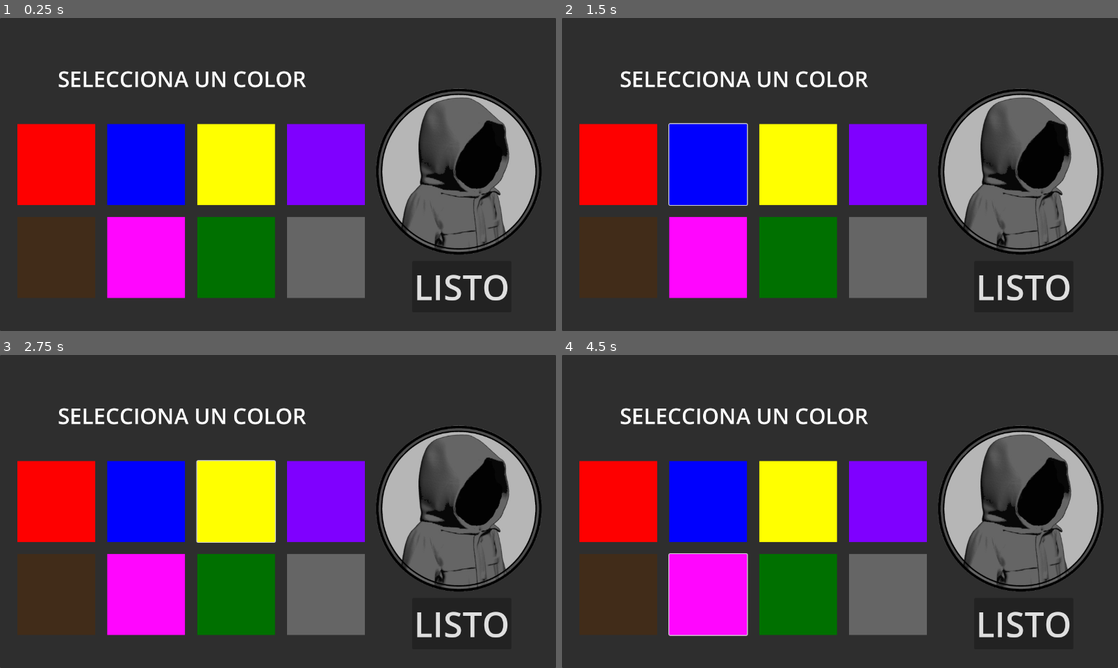
Above: before the commit, frames 1-4 (two rows, left to right).
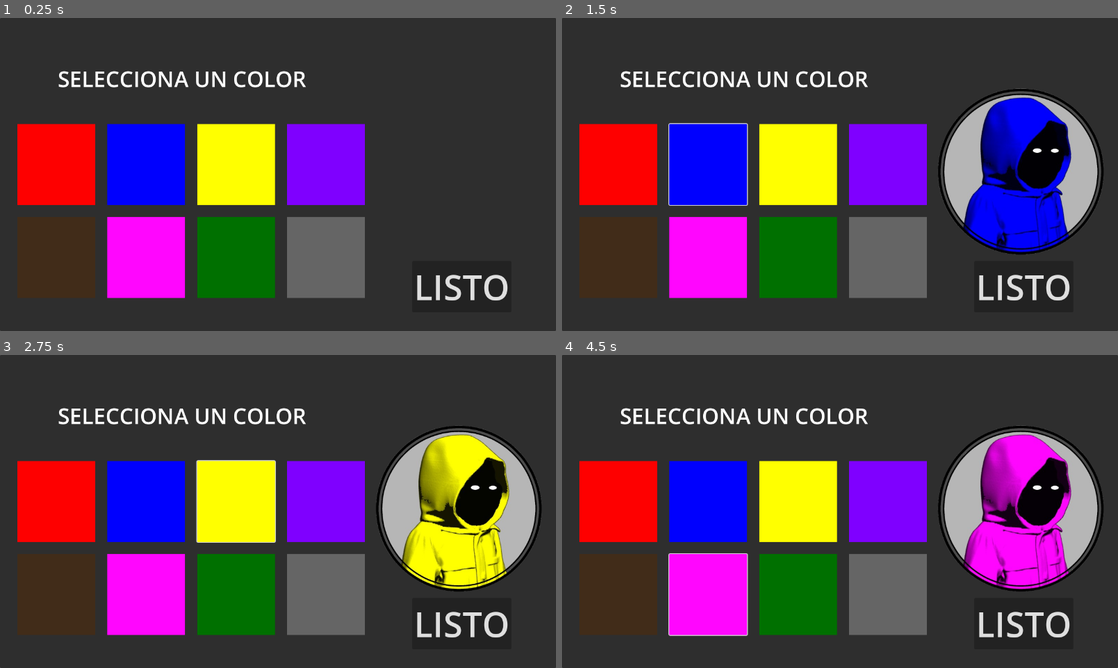
Above: after the commit, the same moments.

Repository: DarkNeku/TIEMPOMUERTO
Game: Godot game, scene res://SCENE/COLORES.tscn
Two runs of this game, one before a commit and one after it. Both use one fixed random seed, a clock stepped at 60 frames per second and the inputs below. This scene is started directly instead of the project's main scene.
Inputs (mouse positions are in pixels of both pictures, inside the frame that each line leads up to):
- Up to frame 1 (0.25 s): no input
- Up to frame 2 (1.5 s): click (617, 165) at 0.5 s; click (706, 165) at 1.25 s
- Up to frame 3 (2.75 s): click (233, 502) at 2 s
- Up to frame 4 (4.5 s): click (890, 502) at 2.75 s; click (617, 596) at 3.5 s; click (706, 596) at 4.25 s

The runs differ from the first frame. In frame 1, 11% of the frame differs, in the area x 67-98%, y 22-76%; in frame 2, 5.8%; in frame 3, 5.7%; in frame 4, 5.8%.

Commit message:
27/8 15:26

Diff:
--- a/TIEMPOMUERTO/ASSET/Avatars/AVATAR_AMARILLO.tres
+++ b/TIEMPOMUERTO/ASSET/Avatars/AVATAR_AMARILLO.tres
@@ -33,20 +33,36 @@
 [ext_resource type="Texture2D" uid="uid://cxwmkmywhqfub" path="res://ASSET/Avatars/VERDE 3.png" id="31_tvky6"]
 [ext_resource type="Texture2D" uid="uid://bsdewd5hps4xy" path="res://ASSET/Avatars/VERDE 2.png" id="32_xd07v"]
 
+[sub_resource type="AtlasTexture" id="AtlasTexture_vn5ao"]
+atlas = ExtResource("4_mx1pk")
+region = Rect2(0, 0, 500, 500)
+
+[sub_resource type="AtlasTexture" id="AtlasTexture_hk3sm"]
+atlas = ExtResource("3_7oatd")
+region = Rect2(0, 0, 500, 500)
+
+[sub_resource type="AtlasTexture" id="AtlasTexture_n1hdd"]
+atlas = ExtResource("2_n55yw")
+region = Rect2(0, 0, 500, 500)
+
 [sub_resource type="AtlasTexture" id="AtlasTexture_0euug"]
 atlas = ExtResource("1_ctmns")
 region = Rect2(0, 0, 500, 500)
 
-[sub_resource type="AtlasTexture" id="AtlasTexture_n1hdd"]
-atlas = ExtResource("2_n55yw")
-region = Rect2(0, 0, 500, 500)
-
-[sub_resource type="AtlasTexture" id="AtlasTexture_hk3sm"]
-atlas = ExtResource("3_7oatd")
-region = Rect2(0, 0, 500, 500)
-
-[sub_resource type="AtlasTexture" id="AtlasTexture_vn5ao"]
-atlas = ExtResource("4_mx1pk")
+[sub_resource type="AtlasTexture" id="AtlasTexture_qpcaa"]
+atlas = ExtResource("24_sic5x")
+region = Rect2(0, 0, 500, 500)
+
+[sub_resource type="AtlasTexture" id="AtlasTexture_aeqwm"]
+atlas = ExtResource("23_av7qj")
+region = Rect2(0, 0, 500, 500)
+
+[sub_resource type="AtlasTexture" id="AtlasTexture_7x4ul"]
+atlas = ExtResource("22_a08de")
+region = Rect2(0, 0, 500, 500)
+
+[sub_resource type="AtlasTexture" id="AtlasTexture_dhu3t"]
+atlas = ExtResource("21_pas0o")
 region = Rect2(0, 0, 500, 500)
 
 [sub_resource type="AtlasTexture" id="AtlasTexture_kl3re"]
@@ -61,20 +77,20 @@
 atlas = ExtResource("23_av7qj")
 region = Rect2(0, 0, 500, 500)
 
-[sub_resource type="AtlasTexture" id="AtlasTexture_qpcaa"]
-atlas = ExtResource("24_sic5x")
-region = Rect2(0, 0, 500, 500)
-
-[sub_resource type="AtlasTexture" id="AtlasTexture_aeqwm"]
-atlas = ExtResource("23_av7qj")
-region = Rect2(0, 0, 500, 500)
-
-[sub_resource type="AtlasTexture" id="AtlasTexture_7x4ul"]
-atlas = ExtResource("22_a08de")
-region = Rect2(0, 0, 500, 500)
-
-[sub_resource type="AtlasTexture" id="AtlasTexture_dhu3t"]
-atlas = ExtResource("21_pas0o")
+[sub_resource type="AtlasTexture" id="AtlasTexture_s6wib"]
+atlas = ExtResource("32_xd07v")
+region = Rect2(0, 0, 500, 500)
+
+[sub_resource type="AtlasTexture" id="AtlasTexture_eckln"]
+atlas = ExtResource("31_tvky6")
+region = Rect2(0, 0, 500, 500)
+
+[sub_resource type="AtlasTexture" id="AtlasTexture_5eghi"]
+atlas = ExtResource("30_0a7ue")
+region = Rect2(0, 0, 500, 500)
+
+[sub_resource type="AtlasTexture" id="AtlasTexture_s7q7h"]
+atlas = ExtResource("29_17qyw")
 region = Rect2(0, 0, 500, 500)
 
 [sub_resource type="AtlasTexture" id="AtlasTexture_qyom0"]
@@ -89,29 +105,25 @@
 atlas = ExtResource("31_tvky6")
 region = Rect2(0, 0, 500, 500)
 
-[sub_resource type="AtlasTexture" id="AtlasTexture_s6wib"]
-atlas = ExtResource("32_xd07v")
-region = Rect2(0, 0, 500, 500)
-
-[sub_resource type="AtlasTexture" id="AtlasTexture_eckln"]
-atlas = ExtResource("31_tvky6")
-region = Rect2(0, 0, 500, 500)
-
-[sub_resource type="AtlasTexture" id="AtlasTexture_5eghi"]
-atlas = ExtResource("30_0a7ue")
-region = Rect2(0, 0, 500, 500)
-
-[sub_resource type="AtlasTexture" id="AtlasTexture_s7q7h"]
-atlas = ExtResource("29_17qyw")
-region = Rect2(0, 0, 500, 500)
-
 [resource]
 animations = [{
 "frames": [{
 "duration": 1.0,
+"texture": SubResource("AtlasTexture_vn5ao")
+}, {
+"duration": 1.0,
+"texture": SubResource("AtlasTexture_hk3sm")
+}, {
+"duration": 1.0,
+"texture": SubResource("AtlasTexture_n1hdd")
+}, {
+"duration": 1.0,
 "texture": SubResource("AtlasTexture_0euug")
 }, {
 "duration": 1.0,
+"texture": SubResource("AtlasTexture_0euug")
+}, {
+"duration": 1.0,
 "texture": SubResource("AtlasTexture_n1hdd")
 }, {
 "duration": 1.0,
@@ -119,25 +131,28 @@
 }, {
 "duration": 1.0,
 "texture": SubResource("AtlasTexture_vn5ao")
-}, {
-"duration": 1.0,
-"texture": SubResource("AtlasTexture_hk3sm")
-}, {
-"duration": 1.0,
-"texture": SubResource("AtlasTexture_n1hdd")
-}, {
-"duration": 1.0,
-"texture": SubResource("AtlasTexture_0euug")
 }],
 "loop": false,
 "name": &"AVATAR_AMARILLO",
-"speed": 8.0
-}, {
-"frames": [{
+"speed": 10.0
+}, {
+"frames": [{
+"duration": 1.0,
+"texture": ExtResource("8_60k4m")
+}, {
+"duration": 1.0,
+"texture": ExtResource("7_quf6j")
+}, {
+"duration": 1.0,
+"texture": ExtResource("6_84kn7")
+}, {
 "duration": 1.0,
 "texture": ExtResource("5_bshx2")
 }, {
 "duration": 1.0,
+"texture": ExtResource("5_bshx2")
+}, {
+"duration": 1.0,
 "texture": ExtResource("6_84kn7")
 }, {
 "duration": 1.0,
@@ -145,25 +160,28 @@
 }, {
 "duration": 1.0,
 "texture": ExtResource("8_60k4m")
-}, {
-"duration": 1.0,
-"texture": ExtResource("7_quf6j")
-}, {
-"duration": 1.0,
-"texture": ExtResource("6_84kn7")
-}, {
-"duration": 1.0,
-"texture": ExtResource("5_bshx2")
 }],
 "loop": false,
 "name": &"AVATAR_AZUL",
-"speed": 8.0
-}, {
-"frames": [{
+"speed": 10.0
+}, {
+"frames": [{
+"duration": 1.0,
+"texture": ExtResource("12_tggt1")
+}, {
+"duration": 1.0,
+"texture": ExtResource("11_73ibc")
+}, {
+"duration": 1.0,
+"texture": ExtResource("10_4gieu")
+}, {
 "duration": 1.0,
 "texture": ExtResource("9_rvu4j")
 }, {
 "duration": 1.0,
+"texture": ExtResource("9_rvu4j")
+}, {
+"duration": 1.0,
 "texture": ExtResource("10_4gieu")
 }, {
 "duration": 1.0,
@@ -171,25 +189,28 @@
 }, {
 "duration": 1.0,
 "texture": ExtResource("12_tggt1")
-}, {
-"duration": 1.0,
-"texture": ExtResource("11_73ibc")
-}, {
-"duration": 1.0,
-"texture": ExtResource("10_4gieu")
-}, {
-"duration": 1.0,
-"texture": ExtResource("9_rvu4j")
 }],
 "loop": false,
 "name": &"AVATAR_CAFE",
-"speed": 8.0
-}, {
-"frames": [{
+"speed": 10.0
+}, {
+"frames": [{
+"duration": 1.0,
+"texture": ExtResource("16_jxbaa")
+}, {
+"duration": 1.0,
+"texture": ExtResource("15_rr283")
+}, {
+"duration": 1.0,
+"texture": ExtResource("14_mc2gc")
+}, {
 "duration": 1.0,
 "texture": ExtResource("13_udtag")
 }, {
 "duration": 1.0,
+"texture": ExtResource("13_udtag")
+}, {
+"duration": 1.0,
 "texture": ExtResource("14_mc2gc")
 }, {
 "duration": 1.0,
@@ -197,25 +218,28 @@
 }, {
 "duration": 1.0,
 "texture": ExtResource("16_jxbaa")
-}, {
-"duration": 1.0,
-"texture": ExtResource("15_rr283")
-}, {
-"duration": 1.0,
-"texture": ExtResource("14_mc2gc")
-}, {
-"duration": 1.0,
-"texture": ExtResource("13_udtag")
 }],
 "loop": false,
 "name": &"AVATAR_GRIS",
-"speed": 8.0
-}, {
-"frames": [{
+"speed": 10.0
+}, {
+"frames": [{
+"duration": 1.0,
+"texture": ExtResource("20_j0xur")
+}, {
+"duration": 1.0,
+"texture": ExtResource("19_k1m61")
+}, {
+"duration": 1.0,
+"texture": ExtResource("18_qeixd")
+}, {
 "duration": 1.0,
 "texture": ExtResource("17_hsiom")
 }, {
 "duration": 1.0,
+"texture": ExtResource("17_hsiom")
+}, {
+"duration": 1.0,
 "texture": ExtResource("18_qeixd")
 }, {
 "duration": 1.0,
@@ -223,21 +247,24 @@
 }, {
 "duration": 1.0,
 "texture": ExtResource("20_j0xur")
-}, {
-"duration": 1.0,
-"texture": ExtResource("19_k1m61")
-}, {
-"duration": 1.0,
-"texture": ExtResource("18_qeixd")
-}, {
-"duration": 1.0,
-"texture": ExtResource("17_hsiom")
 }],
 "loop": false,
 "name": &"AVATAR_MORADO",
-"speed": 8.0
-}, {
-"frames": [{
+"speed": 10.0
+}, {
+"frames": [{
+"duration": 1.0,
+"texture": SubResource("AtlasTexture_qpcaa")
+}, {
+"duration": 1.0,
+"texture": SubResource("AtlasTexture_aeqwm")
+}, {
+"duration": 1.0,
+"texture": SubResource("AtlasTexture_7x4ul")
+}, {
+"duration": 1.0,
+"texture": SubResource("AtlasTexture_dhu3t")
+}, {
 "duration": 1.0,
 "texture": SubResource("AtlasTexture_kl3re")
 }, {
@@ -249,25 +276,28 @@
 }, {
 "duration": 1.0,
 "texture": SubResource("AtlasTexture_qpcaa")
-}, {
-"duration": 1.0,
-"texture": SubResource("AtlasTexture_aeqwm")
-}, {
-"duration": 1.0,
-"texture": SubResource("AtlasTexture_7x4ul")
-}, {
-"duration": 1.0,
-"texture": SubResource("AtlasTexture_dhu3t")
 }],
 "loop": false,
 "name": &"AVATAR_ROJO",
-"speed": 8.0
-}, {
-"frames": [{
+"speed": 10.0
+}, {
+"frames": [{
+"duration": 1.0,
+"texture": ExtResource("28_8nyue")
+}, {
+"duration": 1.0,
+"texture": ExtResource("27_awat3")
+}, {
+"duration": 1.0,
+"texture": ExtResource("26_1pocd")
+}, {
 "duration": 1.0,
 "texture": ExtResource("25_ea411")
 }, {
 "duration": 1.0,
+"texture": ExtResource("25_ea411")
+}, {
+"duration": 1.0,
 "texture": ExtResource("26_1pocd")
 }, {
 "duration": 1.0,
@@ -275,21 +305,24 @@
 }, {
 "duration": 1.0,
 "texture": ExtResource("28_8nyue")
-}, {
-"duration": 1.0,
-"texture": ExtResource("27_awat3")
-}, {
-"duration": 1.0,
-"texture": ExtResource("26_1pocd")
-}, {
-"duration": 1.0,
-"texture": ExtResource("25_ea411")
 }],
 "loop": false,
 "name": &"AVATAR_ROSADO",
-"speed": 8.0
-}, {
-"frames": [{
+"speed": 10.0
+}, {
+"frames": [{
+"duration": 1.0,
+"texture": SubResource("AtlasTexture_s6wib")
+}, {
+"duration": 1.0,
+"texture": SubResource("AtlasTexture_eckln")
+}, {
+"duration": 1.0,
+"texture": SubResource("AtlasTexture_5eghi")
+}, {
+"duration": 1.0,
+"texture": SubResource("AtlasTexture_s7q7h")
+}, {
 "duration": 1.0,
 "texture": SubResource("AtlasTexture_qyom0")
 }, {
@@ -301,17 +334,8 @@
 }, {
 "duration": 1.0,
 "texture": SubResource("AtlasTexture_s6wib")
-}, {
-"duration": 1.0,
-"texture": SubResource("AtlasTexture_eckln")
-}, {
-"duration": 1.0,
-"texture": SubResource("AtlasTexture_5eghi")
-}, {
-"duration": 1.0,
-"texture": SubResource("AtlasTexture_s7q7h")
 }],
 "loop": false,
 "name": &"AVATAR_VERDE",
-"speed": 8.0
+"speed": 10.0
 }]
--- a/TIEMPOMUERTO/SCENE/AVATAR.tscn
+++ b/TIEMPOMUERTO/SCENE/AVATAR.tscn
@@ -7,4 +7,4 @@
 
 [node name="AVATAR_ANIMACION" type="AnimatedSprite2D" parent="."]
 sprite_frames = ExtResource("1_ppnif")
-animation = &"AVATAR_GRIS"
+animation = &"AVATAR_VERDE"
--- a/TIEMPOMUERTO/SCENE/COLORES.tscn
+++ b/TIEMPOMUERTO/SCENE/COLORES.tscn
@@ -1,6 +1,10 @@
-[gd_scene load_steps=18 format=3 uid="uid://2kbnpt8cpp34"]
+[gd_scene load_steps=27 format=3 uid="uid://2kbnpt8cpp34"]
 
 [ext_resource type="PackedScene" uid="uid://dbyu80rmrqmku" path="res://SCENE/AVATAR.tscn" id="1_3roei"]
+[ext_resource type="Script" uid="uid://cdje2mxsj346j" path="res://SCRIPT/COLORES.gd" id="1_qgql2"]
+
+[sub_resource type="StyleBoxFlat" id="StyleBoxFlat_xemen"]
+bg_color = Color(0.996078, 0, 0, 1)
 
 [sub_resource type="StyleBoxFlat" id="StyleBoxFlat_6kyjy"]
 bg_color = Color(0.996078, 0, 0, 1)
@@ -8,42 +12,63 @@
 [sub_resource type="StyleBoxFlat" id="StyleBoxFlat_3roei"]
 bg_color = Color(0.996078, 0, 0, 1)
 
+[sub_resource type="StyleBoxFlat" id="StyleBoxFlat_mbx6q"]
+bg_color = Color(0, 0, 0.996078, 1)
+
 [sub_resource type="StyleBoxFlat" id="StyleBoxFlat_kv5nl"]
 bg_color = Color(0, 0, 0.996078, 1)
 
 [sub_resource type="StyleBoxFlat" id="StyleBoxFlat_qgql2"]
 bg_color = Color(0, 0, 0.996078, 1)
 
+[sub_resource type="StyleBoxFlat" id="StyleBoxFlat_27og6"]
+bg_color = Color(1, 1, 0, 1)
+
 [sub_resource type="StyleBoxFlat" id="StyleBoxFlat_nx062"]
 bg_color = Color(1, 1, 0, 1)
 
 [sub_resource type="StyleBoxFlat" id="StyleBoxFlat_ham6d"]
 bg_color = Color(1, 1, 0, 1)
 
+[sub_resource type="StyleBoxFlat" id="StyleBoxFlat_c3i6n"]
+bg_color = Color(0.498039, 0, 1, 1)
+
 [sub_resource type="StyleBoxFlat" id="StyleBoxFlat_jeu7y"]
 bg_color = Color(0.498039, 0, 1, 1)
 
 [sub_resource type="StyleBoxFlat" id="StyleBoxFlat_yhfho"]
 bg_color = Color(0.498039, 0, 1, 1)
 
+[sub_resource type="StyleBoxFlat" id="StyleBoxFlat_m7wkq"]
+bg_color = Color(0.254902, 0.172549, 0.0980392, 1)
+
 [sub_resource type="StyleBoxFlat" id="StyleBoxFlat_uyali"]
 bg_color = Color(0.254902, 0.172549, 0.0980392, 1)
 
 [sub_resource type="StyleBoxFlat" id="StyleBoxFlat_2akis"]
 bg_color = Color(0.254902, 0.172549, 0.0980392, 1)
 
+[sub_resource type="StyleBoxFlat" id="StyleBoxFlat_n2ydw"]
+bg_color = Color(1, 0.0235294, 0.996078, 1)
+
 [sub_resource type="StyleBoxFlat" id="StyleBoxFlat_mcax3"]
 bg_color = Color(1, 0.0235294, 0.996078, 1)
 
 [sub_resource type="StyleBoxFlat" id="StyleBoxFlat_r3v61"]
 bg_color = Color(1, 0.0235294, 0.996078, 1)
 
+[sub_resource type="StyleBoxFlat" id="StyleBoxFlat_yrqxq"]
+bg_color = Color(0, 0.439216, 0, 1)
+
 [sub_resource type="StyleBoxFlat" id="StyleBoxFlat_7yrl7"]
 bg_color = Color(0, 0.439216, 0, 1)
 
 [sub_resource type="StyleBoxFlat" id="StyleBoxFlat_7fet6"]
 bg_color = Color(0, 0.439216, 0, 1)
 
+[sub_resource type="StyleBoxFlat" id="StyleBoxFlat_tjn28"]
+bg_color = Color(0.396078, 0.396078, 0.396078, 1)
+
 [sub_resource type="StyleBoxFlat" id="StyleBoxFlat_yydek"]
 bg_color = Color(0.396078, 0.396078, 0.396078, 1)
 
@@ -51,6 +76,7 @@
 bg_color = Color(0.396078, 0.396078, 0.396078, 1)
 
 [node name="Node2D" type="Node2D"]
+script = ExtResource("1_qgql2")
 
 [node name="Panel" type="Panel" parent="."]
 custom_minimum_size = Vector2(3.87, 0.89)
@@ -73,8 +99,10 @@
 [node name="BTN_ROJO" type="Button" parent="Panel/VBoxContainer/HBoxContainer"]
 layout_mode = 2
 size_flags_horizontal = 3
+theme_override_styles/disabled = SubResource("StyleBoxFlat_xemen")
 theme_override_styles/hover = SubResource("StyleBoxFlat_6kyjy")
 theme_override_styles/normal = SubResource("StyleBoxFlat_3roei")
+icon_alignment = 1
 
 [node name="Control" type="Control" parent="Panel/VBoxContainer/HBoxContainer"]
 custom_minimum_size = Vector2(20, 0)
@@ -83,6 +111,7 @@
 [node name="BTN_AZUL" type="Button" parent="Panel/VBoxContainer/HBoxContainer"]
 layout_mode = 2
 size_flags_horizontal = 3
+theme_override_styles/disabled = SubResource("StyleBoxFlat_mbx6q")
 theme_override_styles/hover = SubResource("StyleBoxFlat_kv5nl")
 theme_override_styles/normal = SubResource("StyleBoxFlat_qgql2")
 
@@ -93,6 +122,7 @@
 [node name="BTN_AMARILLO" type="Button" parent="Panel/VBoxContainer/HBoxContainer"]
 layout_mode = 2
 size_flags_horizontal = 3
+theme_override_styles/disabled = SubResource("StyleBoxFlat_27og6")
 theme_override_styles/hover = SubResource("StyleBoxFlat_nx062")
 theme_override_styles/normal = SubResource("StyleBoxFlat_ham6d")
 
@@ -103,6 +133,7 @@
 [node name="BTN_MORADO" type="Button" parent="Panel/VBoxContainer/HBoxContainer"]
 layout_mode = 2
 size_flags_horizontal = 3
+theme_override_styles/disabled = SubResource("StyleBoxFlat_c3i6n")
 theme_override_styles/hover = SubResource("StyleBoxFlat_jeu7y")
 theme_override_styles/normal = SubResource("StyleBoxFlat_yhfho")
 
@@ -117,6 +148,7 @@
 [node name="BTN_CAFE" type="Button" parent="Panel/VBoxContainer/HBoxContainer2"]
 layout_mode = 2
 size_flags_horizontal = 3
+theme_override_styles/disabled = SubResource("StyleBoxFlat_m7wkq")
 theme_override_styles/hover = SubResource("StyleBoxFlat_uyali")
 theme_override_styles/normal = SubResource("StyleBoxFlat_2akis")
 
@@ -127,6 +159,7 @@
 [node name="BTN_ROSADO" type="Button" parent="Panel/VBoxContainer/HBoxContainer2"]
 layout_mode = 2
 size_flags_horizontal = 3
+theme_override_styles/disabled = SubResource("StyleBoxFlat_n2ydw")
 theme_override_styles/hover = SubResource("StyleBoxFlat_mcax3")
 theme_override_styles/normal = SubResource("StyleBoxFlat_r3v61")
 
@@ -137,6 +170,7 @@
 [node name="BTN_VERDE" type="Button" parent="Panel/VBoxContainer/HBoxContainer2"]
 layout_mode = 2
 size_flags_horizontal = 3
+theme_override_styles/disabled = SubResource("StyleBoxFlat_yrqxq")
 theme_override_styles/hover = SubResource("StyleBoxFlat_7yrl7")
 theme_override_styles/normal = SubResource("StyleBoxFlat_7fet6")
 
@@ -147,6 +181,7 @@
 [node name="BTN_GRIS" type="Button" parent="Panel/VBoxContainer/HBoxContainer2"]
 layout_mode = 2
 size_flags_horizontal = 3
+theme_override_styles/disabled = SubResource("StyleBoxFlat_tjn28")
 theme_override_styles/hover = SubResource("StyleBoxFlat_yydek")
 theme_override_styles/normal = SubResource("StyleBoxFlat_15jde")
 
--- /dev/null
+++ b/TIEMPOMUERTO/SCRIPT/COLORES.gd
@@ -0,0 +1,121 @@
+extends Node2D
+
+@onready var avatar_node = $Panel/AVATAR
+@onready var avatar_sprite = $Panel/AVATAR/AVATAR_ANIMACION
+var color_seleccionado = ""
+var listo = false
+var timer_espera = Timer.new()
+
+func _ready():
+	avatar_node.visible = false
+
+	if avatar_sprite == null:
+		print("❌ ERROR: No se encontró AnimatedSprite2D")
+		return
+
+	print("📋 Animaciones disponibles:")
+	for anim in avatar_sprite.sprite_frames.get_animation_names():
+		print("  • " + anim)
+
+	timer_espera.wait_time = 3.0
+	timer_espera.one_shot = true
+	timer_espera.timeout.connect(_reproducir_animacion_nuevamente)
+	add_child(timer_espera)
+
+	avatar_sprite.animation_finished.connect(_on_animacion_terminada)
+
+	$Panel/VBoxContainer/HBoxContainer/BTN_ROJO.pressed.connect(_on_btn_color_pressed.bind("ROJO"))
+	$Panel/VBoxContainer/HBoxContainer/BTN_AZUL.pressed.connect(_on_btn_color_pressed.bind("AZUL"))
+	$Panel/VBoxContainer/HBoxContainer/BTN_AMARILLO.pressed.connect(_on_btn_color_pressed.bind("AMARILLO"))
+	$Panel/VBoxContainer/HBoxContainer/BTN_MORADO.pressed.connect(_on_btn_color_pressed.bind("MORADO"))
+
+	$Panel/VBoxContainer/HBoxContainer2/BTN_CAFE.pressed.connect(_on_btn_color_pressed.bind("CAFE"))
+	$Panel/VBoxContainer/HBoxContainer2/BTN_ROSADO.pressed.connect(_on_btn_color_pressed.bind("ROSADO"))
+	$Panel/VBoxContainer/HBoxContainer2/BTN_VERDE.pressed.connect(_on_btn_color_pressed.bind("VERDE"))
+	$Panel/VBoxContainer/HBoxContainer2/BTN_GRIS.pressed.connect(_on_btn_color_pressed.bind("GRIS"))
+
+	$Panel/BTN_LISTO.pressed.connect(_on_btn_listo_pressed)
+
+func _on_btn_color_pressed(color: String):
+	if listo:
+		print("⚠️ Ya seleccionaste un color.")
+		return
+
+	color_seleccionado = color
+	avatar_node.visible = true
+
+	var animacion = "AVATAR_" + color
+
+	if not avatar_sprite.sprite_frames.has_animation(animacion):
+		print("❌ ERROR: Animación '" + animacion + "' no existe")
+		return
+
+	avatar_sprite.animation = animacion
+	avatar_sprite.play()
+	avatar_sprite.speed_scale = 1.0
+
+	print("🎨 Avatar cambiado a: " + color)
+
+func _on_animacion_terminada():
+	# ✅ SIEMPRE reiniciar la animación, incluso después de LISTO
+	timer_espera.start()
+
+func _reproducir_animacion_nuevamente():
+	# ✅ SIEMPRE reproducir, incluso después de LISTO
+	avatar_sprite.play()
+
+func _on_btn_listo_pressed():
+	if color_seleccionado == "":
+		print("⚠️ Selecciona un color primero")
+		return
+
+	if listo:
+		print("ℹ️ Ya estás listo. Color: " + color_seleccionado)
+		return
+
+	listo = true
+	colocar_sello_sobre_boton(color_seleccionado)
+	desactivar_botones_colores()
+
+	# ✅ La animación sigue reproduciéndose automáticamente
+	# ✅ No detenemos nada
+
+	print("✅ ¡LISTO! Color seleccionado: " + color_seleccionado)
+
+func colocar_sello_sobre_boton(color: String):
+	var boton = get_boton_por_color(color)
+	if boton:
+		var sello = Sprite2D.new()
+		sello.texture = load("res://ASSET/Avatars/NO DISPONIBLE.png")
+
+		var tamaño = boton.size
+		sello.position = Vector2(tamaño.x / 2, tamaño.y / 2)
+		sello.scale = Vector2(0.35, 0.35)
+
+		boton.add_child(sello)
+		boton.disabled = true
+
+		print("📍 Sello centrado en " + color)
+
+func get_boton_por_color(color: String):
+	match color:
+		"ROJO": return $Panel/VBoxContainer/HBoxContainer/BTN_ROJO
+		"AZUL": return $Panel/VBoxContainer/HBoxContainer/BTN_AZUL
+		"AMARILLO": return $Panel/VBoxContainer/HBoxContainer/BTN_AMARILLO
+		"MORADO": return $Panel/VBoxContainer/HBoxContainer/BTN_MORADO
+		"CAFE": return $Panel/VBoxContainer/HBoxContainer2/BTN_CAFE
+		"ROSADO": return $Panel/VBoxContainer/HBoxContainer2/BTN_ROSADO
+		"VERDE": return $Panel/VBoxContainer/HBoxContainer2/BTN_VERDE
+		"GRIS": return $Panel/VBoxContainer/HBoxContainer2/BTN_GRIS
+	return null
+
+func desactivar_botones_colores():
+	$Panel/VBoxContainer/HBoxContainer/BTN_ROJO.disabled = true
+	$Panel/VBoxContainer/HBoxContainer/BTN_AZUL.disabled = true
+	$Panel/VBoxContainer/HBoxContainer/BTN_AMARILLO.disabled = true
+	$Panel/VBoxContainer/HBoxContainer/BTN_MORADO.disabled = true
+
+	$Panel/VBoxContainer/HBoxContainer2/BTN_CAFE.disabled = true
+	$Panel/VBoxContainer/HBoxContainer2/BTN_ROSADO.disabled = true
+	$Panel/VBoxContainer/HBoxContainer2/BTN_VERDE.disabled = true
+	$Panel/VBoxContainer/HBoxContainer2/BTN_GRIS.disabled = true
--- a/TIEMPOMUERTO/datos_prueba.json
+++ b/TIEMPOMUERTO/datos_prueba.json
@@ -1,37 +1,37 @@
 {
-    "sala": "SALA 1",
-    "ip_host": "192.168.1.102",
-    "puerto": 12345,
-    "jugadores": [
-        {
-            "nombre": "JOSE",
-            "color": "",
-            "avatar": "",
-            "conectado": false
-        },
-        {
-            "nombre": "JENNY",
-            "color": "",
-            "avatar": "",
-            "conectado": false
-        },
-        {
-            "nombre": "ALE",
-            "color": "",
-            "avatar": "",
-            "conectado": false
-        },
-        {
-            "nombre": "FRAN",
-            "color": "",
-            "avatar": "",
-            "conectado": false
-        },
-        {
-            "nombre": "CRIS",
-            "color": "",
-            "avatar": "",
-            "conectado": false
-        }
-    ]
+	"sala": "SALA 1",
+	"ip_host": "192.168.1.102",
+	"puerto": 12345,
+	"jugadores": [
+		{
+			"nombre": "JOSE",
+			"color": "VERDE",
+			"avatar": "",
+			"conectado": false
+		},
+		{
+			"nombre": "JENNY",
+			"color": "AZUL",
+			"avatar": "",
+			"conectado": false
+		},
+		{
+			"nombre": "ALE",
+			"color": "AMARILLO",
+			"avatar": "",
+			"conectado": false
+		},
+		{
+			"nombre": "FRAN",
+			"color": "ROJO",
+			"avatar": "",
+			"conectado": false
+		},
+		{
+			"nombre": "CRIS",
+			"color": "GRIS",
+			"avatar": "",
+			"conectado": false
+		}
+	]
 }
Not shown, added: TIEMPOMUERTO/SCRIPT/COLORES.gd.uid
